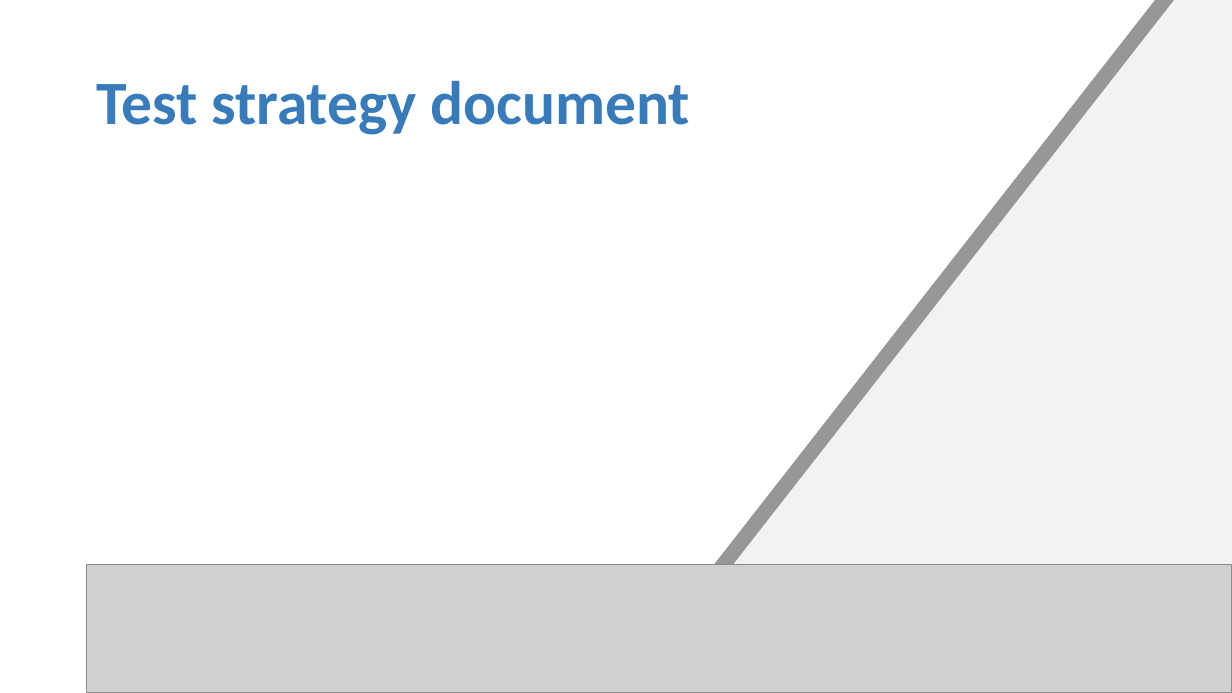
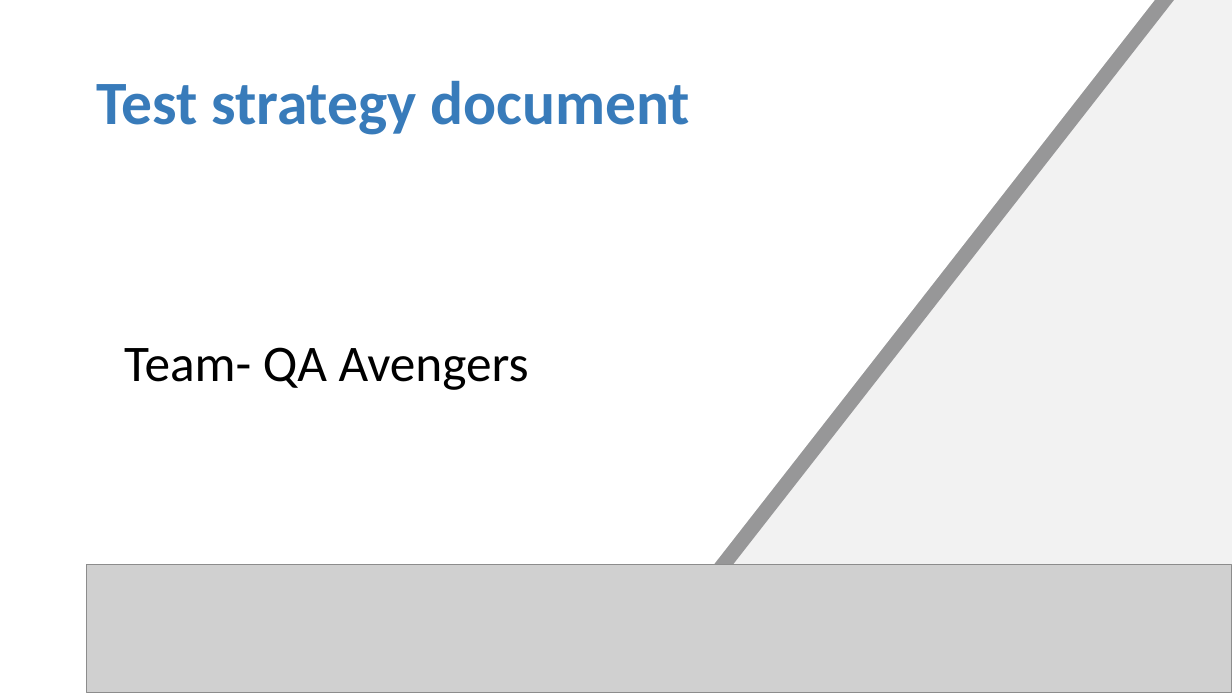
Before and after one commit to TestAutomationPractice/QA-Avengers, a slide deck: slide 1 of Autothon_2019_test_strategy.ppt. Drawn at 1232x693 pixels with LibreOffice and Linux fonts; fonts in the diff are those of the drawing; grey boxes stand for pictures; background and template pictures are left out. Boxes give left, top, right and bottom in pixels: in the first picture for what was removed or moved away, otherwise in the second. Text is boxed around its words. In the diff, an @@ line names an element or a change of style, - is before the commit and + after.

Commit message:
Edit presentation

```diff
--- a/Autothon_2019_test_strategy.ppt
+++ b/Autothon_2019_test_strategy.ppt
@@ text added at <box>124,347,529,390</box>, 40 pt, text #000000 @@
+Team- QA Avengers
```
